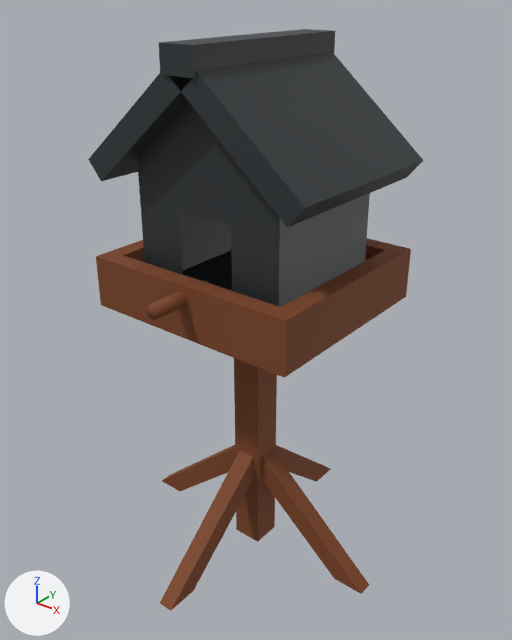
Two versions of the Blender file assets/game-assets/BirdHouse.blend, one commit apart.
One viewpoint serves both versions: a camera (50 mm lens) standing at (0.95, -1.186, 1.375) and looking at (-0.001, 0.003, 0.639). Arrows for +X, +Y and +Z are at lower left; the lights stay in place. The older version comes first.

Objects in the first picture: 'Birdhouse_Angled_Supports', 'Birdhouse_Cabin_Walls', 'Birdhouse_Center_Post', 'Birdhouse_Perch', 'Birdhouse_Ridge_Cap', 'Birdhouse_Roof_Panels', 'Birdhouse_Upper_Platform'.
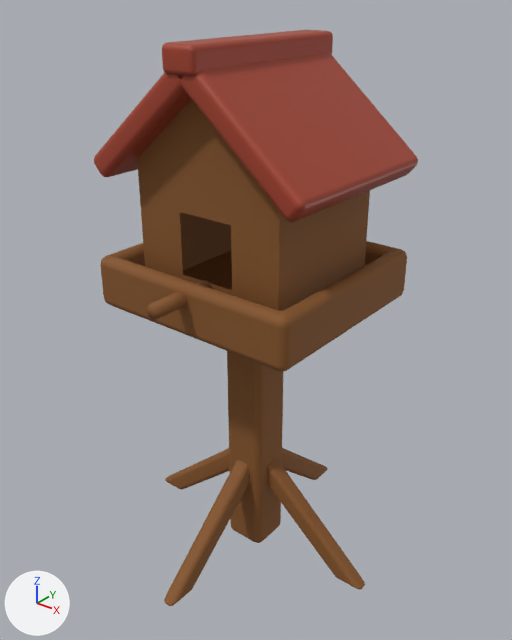
The change, as a diff of the scene's bpy script:
```diff
--- a/assets/game-assets/BirdHouse.blend.py
+++ b/assets/game-assets/BirdHouse.blend.py
@@ mat_bh_flat_warm_gray_roof @@
 mat_bh_flat_warm_gray_roof = principled_material('BH_flat_warm_gray_roof')
-mat_bh_flat_warm_gray_roof.base_color = (0.0284, 0.0343, 0.0382)  # dark grey #2f3437
+mat_bh_flat_warm_gray_roof.base_color = (0.366, 0.0513, 0.0232)  # red #a3402a
@@ me_birdhouse_center_post_001 @@
-me_birdhouse_center_post_001.from_pydata(...)  # 8 vertices, 6 faces; spans x -0.038..0.038, y -0.038..0.038, z 0.0..0.73
+me_birdhouse_center_post_001.from_pydata(...)  # 8 vertices, 6 faces; spans x -0.055..0.055, y -0.055..0.055, z 0.0..0.73
+# me_birdhouse_center_post_001 part 1: the whole mesh is scaled about its middle by (1.47, 1.47, 1)
 me_birdhouse_center_post_001.materials.append(mat_bh_flat_dark_wood)
@@ me_birdhouse_angled_supports @@
 me_birdhouse_angled_supports.from_pydata(...)  # 32 vertices, 24 faces; spans x -0.35..0.35, y -0.35..0.35, z 0.001..0.293
+# me_birdhouse_angled_supports part 2: all faces are now shaded smooth (24 of 24 changed)
 me_birdhouse_angled_supports.materials.append(mat_bh_flat_dark_wood)
@@ me_birdhouse_upper_platform_001 @@
 me_birdhouse_upper_platform_001.from_pydata(...)  # 16 vertices, 14 faces; spans x -0.264..0.264, y -0.243..0.243, z 0.69..0.81
+# me_birdhouse_upper_platform_001 part 3: all faces are now shaded smooth (14 of 14 changed)
 me_birdhouse_upper_platform_001.materials.append(mat_bh_flat_light_wood)
@@ me_birdhouse_cabin_walls @@
 me_birdhouse_cabin_walls.from_pydata(...)  # 38 vertices, 10 faces; spans x -0.19..0.19, y -0.165..0.165, z 0.732..1.185
-me_birdhouse_cabin_walls.materials.append(mat_bh_flat_warm_gray_roof)  # dark grey #2f3437
+me_birdhouse_cabin_walls.materials.append(mat_bh_flat_light_wood)  # brown #875627
@@ me_birdhouse_roof_panels @@
 me_birdhouse_roof_panels.from_pydata(...)  # 16 vertices, 12 faces; spans x -0.283..0.283, y -0.22..0.22, z 0.978..1.26
+# me_birdhouse_roof_panels part 4: all faces are now shaded smooth (12 of 12 changed)
 me_birdhouse_roof_panels.materials.append(mat_bh_flat_warm_gray_roof)
@@ ob_birdhouse_center_post @@
 ob_birdhouse_center_post.location = (0.0, 0.0, 0.0)
+_m = ob_birdhouse_center_post.modifiers.new('Party Bevel', 'BEVEL')
+_m.width = 0.02
+_m.width_pct = 0.02
+_m.segments = 3
+_m = ob_birdhouse_center_post.modifiers.new('Party Weighted Normal', 'WEIGHTED_NORMAL')
+_m.weight = 100
@@ ob_birdhouse_angled_supports @@
 ob_birdhouse_angled_supports.location = (0.0, 0.0, 0.0)
+_m = ob_birdhouse_angled_supports.modifiers.new('Party Bevel', 'BEVEL')
+_m.width = 0.012
+_m.width_pct = 0.012
+_m.segments = 3
+_m = ob_birdhouse_angled_supports.modifiers.new('Party Weighted Normal', 'WEIGHTED_NORMAL')
+_m.weight = 100
@@ ob_birdhouse_upper_platform @@
 ob_birdhouse_upper_platform.location = (0.0, 0.0, 0.0)
+_m = ob_birdhouse_upper_platform.modifiers.new('Party Bevel', 'BEVEL')
+_m.width = 0.02
+_m.width_pct = 0.02
+_m.segments = 3
+_m = ob_birdhouse_upper_platform.modifiers.new('Party Weighted Normal', 'WEIGHTED_NORMAL')
+_m.weight = 100
@@ ob_birdhouse_roof_panels @@
 ob_birdhouse_roof_panels.location = (0.0, 0.0, 0.0)
+_m = ob_birdhouse_roof_panels.modifiers.new('Party Bevel', 'BEVEL')
+_m.width = 0.016
+_m.width_pct = 0.016
+_m.segments = 3
+_m = ob_birdhouse_roof_panels.modifiers.new('Party Weighted Normal', 'WEIGHTED_NORMAL')
+_m.weight = 100
@@ ob_birdhouse_ridge_cap @@
 ob_birdhouse_ridge_cap.location = (0.0, 0.0, 0.0)
+_m = ob_birdhouse_ridge_cap.modifiers.new('Party Bevel', 'BEVEL')
+_m.width = 0.012
+_m.width_pct = 0.012
+_m.segments = 3
+_m = ob_birdhouse_ridge_cap.modifiers.new('Party Weighted Normal', 'WEIGHTED_NORMAL')
+_m.weight = 100
```

Boxes [x1, y1, x2, y2] around the edits, measured in the pictures (512 x 640 px):
'Birdhouse_Roof_Panels', recoloured, shading changed, modifiers changed (dark grey to red): before [89, 52, 424, 227]; after [94, 52, 418, 222]
'Birdhouse_Cabin_Walls', recoloured (dark grey to brown): [137, 102, 370, 307] in both
'Birdhouse_Upper_Platform', modifiers changed (7% shorter): before [96, 238, 411, 378]; after [100, 241, 407, 371]
'Birdhouse_Angled_Supports', shading changed, modifiers changed: before [160, 445, 369, 611]; after [164, 448, 365, 606]
'Birdhouse_Center_Post', mesh rescaled, modifiers changed (32% wider): before [234, 358, 277, 542]; after [227, 351, 284, 543]
'Birdhouse_Ridge_Cap', recoloured, modifiers changed (dark grey to red): before [158, 29, 335, 78]; after [162, 30, 333, 77]
